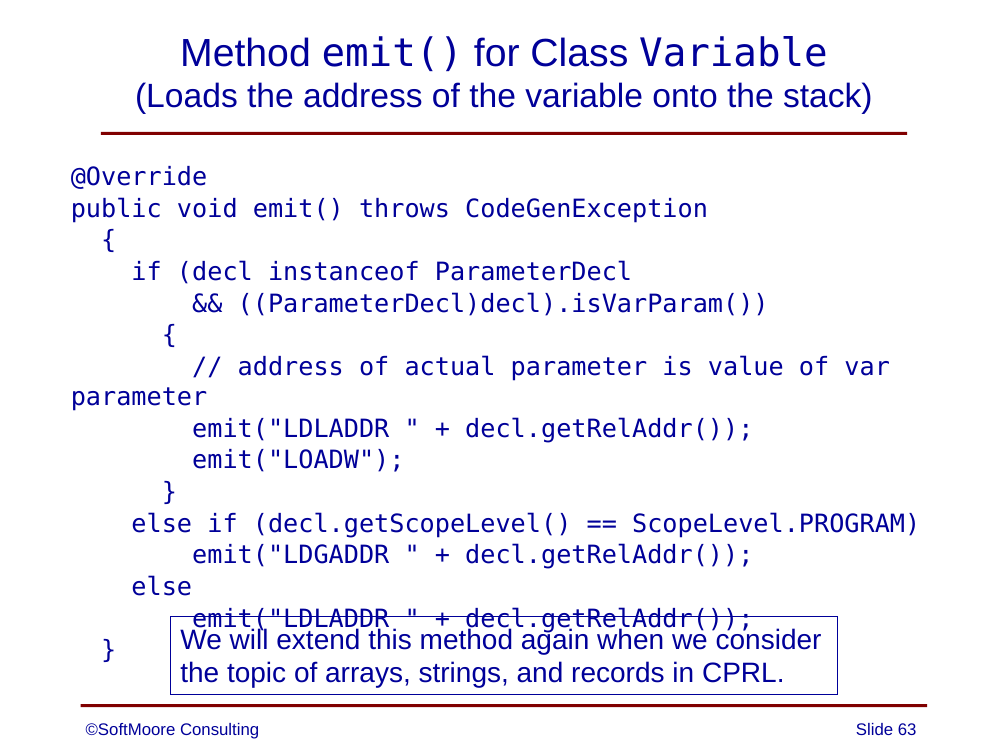
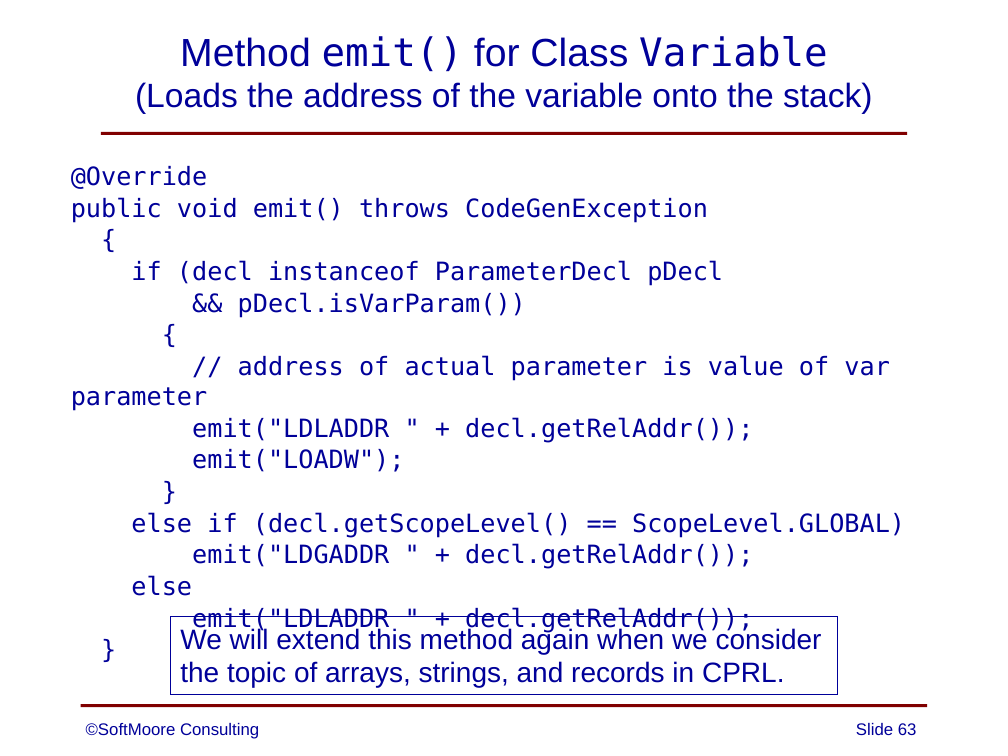
Before and after one commit to SoftMoore/CPRL-Java-3rd, a slide deck: slide 63 of PowerPoints/13 - Subprograms.pptx. Drawn at 1008x756 pixels with LibreOffice and Linux fonts; fonts in the diff are those of the drawing. Boxes give left, top, right and bottom in pixels: in the first picture for what was removed or moved away, otherwise in the second. Text is boxed around its words. In the diff, an @@ line names an element or a change of style, - is before the commit and + after.

```diff
--- a/PowerPoints/13 - Subprograms.pptx
+++ b/PowerPoints/13 - Subprograms.pptx
@@ text at (131,260,723,318): text changed @@
-if (decl instanceof ParameterDecl
-&& ((ParameterDecl)decl).isVarParam())
+if (decl instanceof ParameterDecl pDecl
+&& pDecl.isVarParam())
@@ text at (131,512,905,538): text changed @@
-else if (decl.getScopeLevel() == ScopeLevel.PROGRAM)
+else if (decl.getScopeLevel() == ScopeLevel.GLOBAL)
```
Also in this commit, not shown: 2 other slides changed, 4 other files.
